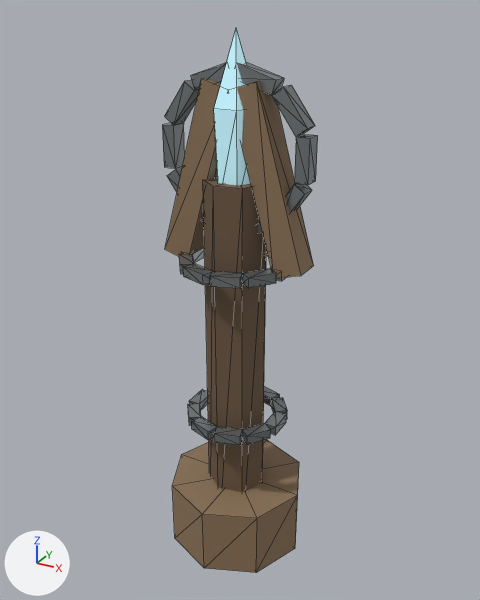
One commit to the glTF model assets/models/glb/runed-totem.glb: the scene before it, then after it.
Rendered twice from a 50 mm lens placed at (1.036, -1.861, 1.94), pointed at (-0.002, 0.026, 0.997). Every picture has the same lights, and +X, +Y and +Z are marked at lower left. The picture after the commit comes second. Mesh edges are drawn as thin lines.

Names of what the first picture shows: 'base', 'left-fork', 'right-fork', 'shaft', 'socket-ring-0', 'socket-ring-1', 'socket-ring-2', 'socket-ring-3', 'socket-ring-4', 'socket-ring-5', 'socket-ring-6', 'socket-ring-7', 'socket-ring-8', 'socket-ring-9', 'totem-crystal' and 13 more.
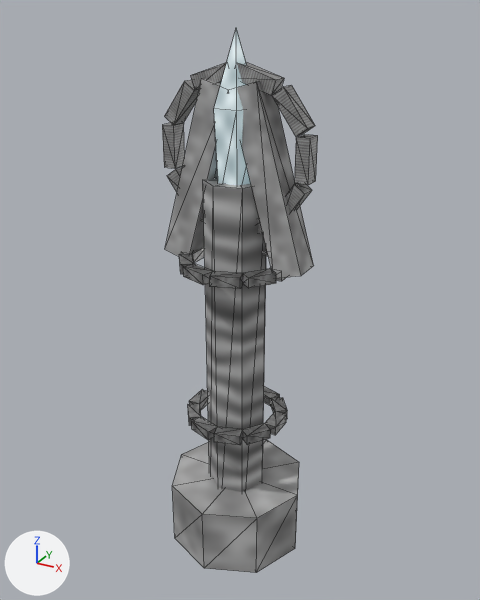
Patch to the scene script:
```diff
--- a/assets/models/glb/runed-totem.glb.py
+++ b/assets/models/glb/runed-totem.glb.py
@@ me_shaft @@
 me_shaft.from_pydata(...)  # 16 vertices, 28 faces; spans x -0.105..0.105, y -0.107..0.107, z -0.71..0.71
-me_shaft.materials.append(mat_magenheim_world_artifact_runed_totem_dark_wood)  # brown #6c5742
+me_shaft.materials.append(mat_magenheim_world_artifact_runed_totem_dark_wood_timber)  # picture img_9ae8923ca45fb853
@@ me_base @@
 me_base.from_pydata(...)  # 18 vertices, 32 faces; spans x -0.26..0.26, y -0.26..0.26, z -0.13..0.13
-me_base.materials.append(mat_magenheim_world_artifact_runed_totem_wood)  # brown #8b7357
+me_base.materials.append(mat_magenheim_world_artifact_runed_totem_wood_stone)  # picture img_b468ec73c82ed9a3
@@ me_left_fork @@
 me_left_fork.from_pydata(...)  # 8 vertices, 12 faces; spans x -0.131..0.131, y -0.05..0.05, z -0.302..0.302
-me_left_fork.materials.append(mat_magenheim_world_artifact_runed_totem_wood)  # brown #8b7357
+me_left_fork.materials.append(mat_magenheim_world_artifact_runed_totem_wood_stone)  # picture img_b468ec73c82ed9a3
@@ me_right_fork @@
 me_right_fork.from_pydata(...)  # 8 vertices, 12 faces; spans x -0.131..0.131, y -0.05..0.05, z -0.302..0.302
-me_right_fork.materials.append(mat_magenheim_world_artifact_runed_totem_wood)  # brown #8b7357
+me_right_fork.materials.append(mat_magenheim_world_artifact_runed_totem_wood_stone)  # picture img_b468ec73c82ed9a3
@@ me_socket_ring_0 @@
 me_socket_ring_0.from_pydata(...)  # 8 vertices, 12 faces; spans x -0.0225..0.0225, y -0.0292..0.0292, z -0.0694..0.0694
-me_socket_ring_0.materials.append(mat_magenheim_world_artifact_runed_totem_iron)  # grey #8e9597
+me_socket_ring_0.materials.append(mat_magenheim_world_artifact_runed_totem_iron_metal)  # picture img_f2a4f24846703119
@@ me_socket_ring_1 @@
 me_socket_ring_1.from_pydata(...)  # 8 vertices, 12 faces; spans x -0.059..0.059, y -0.0292..0.0292, z -0.0693..0.0693
-me_socket_ring_1.materials.append(mat_magenheim_world_artifact_runed_totem_iron)  # grey #8e9597
+me_socket_ring_1.materials.append(mat_magenheim_world_artifact_runed_totem_iron_metal)  # picture img_f2a4f24846703119
@@ me_socket_ring_2 @@
 me_socket_ring_2.from_pydata(...)  # 8 vertices, 12 faces; spans x -0.0729..0.0729, y -0.0292..0.0292, z -0.0428..0.0428
-me_socket_ring_2.materials.append(mat_magenheim_world_artifact_runed_totem_iron)  # grey #8e9597
+me_socket_ring_2.materials.append(mat_magenheim_world_artifact_runed_totem_iron_metal)  # picture img_f2a4f24846703119
@@ me_socket_ring_3 @@
 me_socket_ring_3.from_pydata(...)  # 8 vertices, 12 faces; spans x -0.0729..0.0729, y -0.0292..0.0292, z -0.0428..0.0428
-me_socket_ring_3.materials.append(mat_magenheim_world_artifact_runed_totem_iron)  # grey #8e9597
+me_socket_ring_3.materials.append(mat_magenheim_world_artifact_runed_totem_iron_metal)  # picture img_f2a4f24846703119
@@ me_socket_ring_4 @@
 me_socket_ring_4.from_pydata(...)  # 8 vertices, 12 faces; spans x -0.059..0.059, y -0.0292..0.0292, z -0.0693..0.0693
-me_socket_ring_4.materials.append(mat_magenheim_world_artifact_runed_totem_iron)  # grey #8e9597
+me_socket_ring_4.materials.append(mat_magenheim_world_artifact_runed_totem_iron_metal)  # picture img_f2a4f24846703119
@@ me_socket_ring_5 @@
 me_socket_ring_5.from_pydata(...)  # 8 vertices, 12 faces; spans x -0.0225..0.0225, y -0.0292..0.0292, z -0.0694..0.0694
-me_socket_ring_5.materials.append(mat_magenheim_world_artifact_runed_totem_iron)  # grey #8e9597
+me_socket_ring_5.materials.append(mat_magenheim_world_artifact_runed_totem_iron_metal)  # picture img_f2a4f24846703119
@@ me_socket_ring_6 @@
 me_socket_ring_6.from_pydata(...)  # 8 vertices, 12 faces; spans x -0.059..0.059, y -0.0292..0.0292, z -0.0693..0.0693
-me_socket_ring_6.materials.append(mat_magenheim_world_artifact_runed_totem_iron)  # grey #8e9597
+me_socket_ring_6.materials.append(mat_magenheim_world_artifact_runed_totem_iron_metal)  # picture img_f2a4f24846703119
@@ me_socket_ring_7 @@
 me_socket_ring_7.from_pydata(...)  # 8 vertices, 12 faces; spans x -0.0729..0.0729, y -0.0292..0.0292, z -0.0428..0.0428
-me_socket_ring_7.materials.append(mat_magenheim_world_artifact_runed_totem_iron)  # grey #8e9597
+me_socket_ring_7.materials.append(mat_magenheim_world_artifact_runed_totem_iron_metal)  # picture img_f2a4f24846703119
@@ me_socket_ring_8 @@
 me_socket_ring_8.from_pydata(...)  # 8 vertices, 12 faces; spans x -0.0729..0.0729, y -0.0292..0.0292, z -0.0428..0.0428
-me_socket_ring_8.materials.append(mat_magenheim_world_artifact_runed_totem_iron)  # grey #8e9597
+me_socket_ring_8.materials.append(mat_magenheim_world_artifact_runed_totem_iron_metal)  # picture img_f2a4f24846703119
@@ me_socket_ring_9 @@
 me_socket_ring_9.from_pydata(...)  # 8 vertices, 12 faces; spans x -0.059..0.059, y -0.0292..0.0292, z -0.0693..0.0693
-me_socket_ring_9.materials.append(mat_magenheim_world_artifact_runed_totem_iron)  # grey #8e9597
+me_socket_ring_9.materials.append(mat_magenheim_world_artifact_runed_totem_iron_metal)  # picture img_f2a4f24846703119
@@ me_totem_crystal @@
 me_totem_crystal.from_pydata(...)  # 14 vertices, 24 faces; spans x -0.08..0.08, y -0.069..0.069, z -0.264..0.264
-me_totem_crystal.materials.append(mat_magenheim_world_artifact_runed_totem_crystal)  # cyan #bceaf6, glowing greyish cyan #678289
+me_totem_crystal.materials.append(mat_magenheim_world_artifact_runed_totem_crystal_crystal)  # picture img_a024851ca806c911, glowing greyish cyan #678289
```

What differs and where, as boxes [x1, y1, x2, y2] in the pictures (480 x 600 px):
'shaft', recoloured (brown to grey): [203, 177, 266, 492] in both
'base', recoloured (brown to grey): [172, 439, 299, 573] in both
'right-fork', recoloured (brown to grey): [237, 81, 314, 278] in both
'left-fork', recoloured (brown to grey): [165, 78, 221, 256] in both
'totem-crystal', recoloured: [214, 29, 251, 185] in both
'socket-ring-1', recoloured: [272, 87, 315, 136] in both
'socket-ring-0', recoloured: [294, 135, 318, 185] in both
'socket-ring-5', recoloured: [162, 123, 185, 168] in both
'socket-ring-4', recoloured: [164, 80, 199, 125] in both
'socket-ring-2', recoloured: [237, 62, 283, 95] in both
'socket-ring-9', recoloured: [286, 184, 311, 213] in both
'socket-ring-3', recoloured: [191, 63, 226, 90] in both
'socket-ring-6', recoloured: [167, 167, 182, 192] in both
'socket-ring-8', recoloured: [258, 219, 262, 233] in both
'socket-ring-7', recoloured: [201, 211, 204, 222] in both
